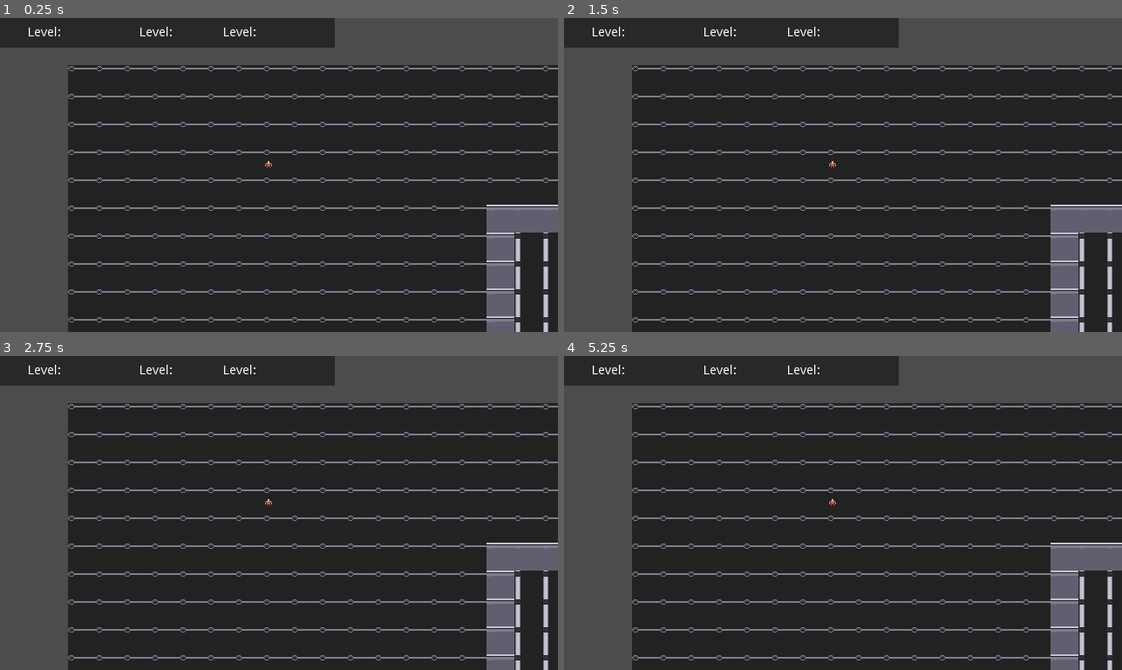
Above: before the commit, frames 1-4 (two rows, left to right).
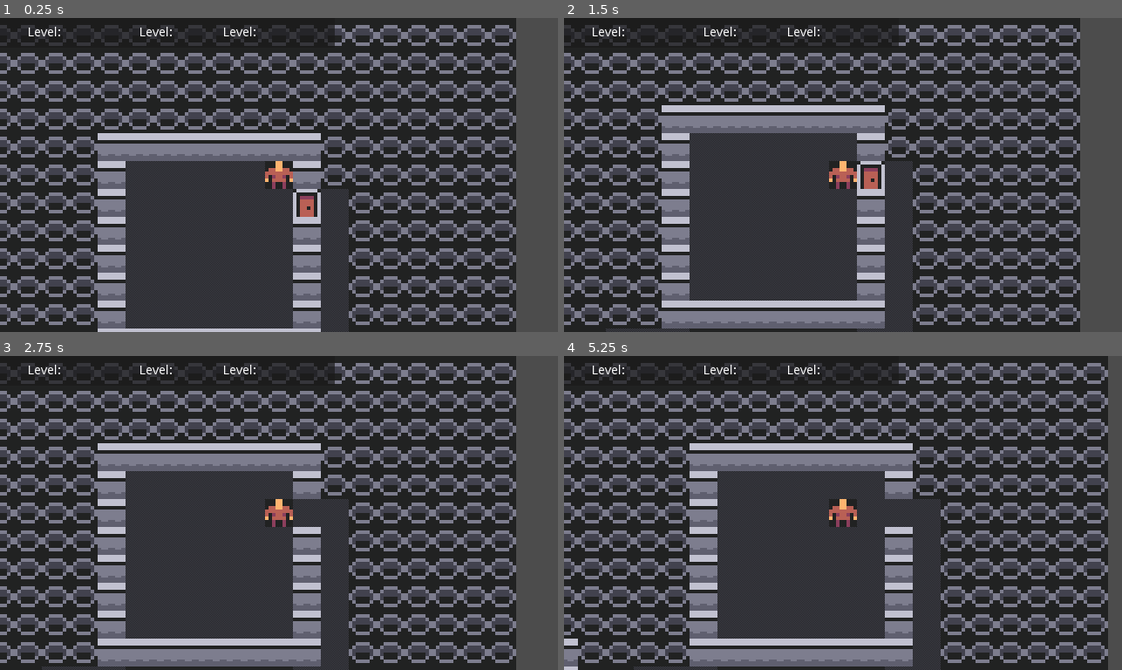
Above: after the commit, the same moments.

Repository: cjh-cloud/DungeonOfRecycling
Game: Godot game, scene res://Game.tscn
Same seed, same stepped clock (60 frames per second), same inputs: the game is played once before the commit and once after it.
Inputs:
- Up to frame 1 (0.25 s): no input
- Up to frame 2 (1.5 s): tap Enter at 0.5 s; hold Right (Right, bound only after the commit) 0.53-1.28 s; tap Space at 1.25 s; hold Down (Down, bound only after the commit) from 1.28 s (still down)
- Up to frame 3 (2.75 s): tap Enter at 2 s; release Down (Down, bound only after the commit) at 2.03 s; hold Right (Right, bound only after the commit) from 2.03 s (still down)
- Up to frame 4 (5.25 s): tap Space at 2.75, 4.25 s; release Right (Right, bound only after the commit) at 2.78 s; hold Up (Up, bound only after the commit) 2.78-3.53 s; tap Enter at 3.5 s; hold Left (Left, bound only after the commit) 3.53-5.03 s; hold Down (Down, bound only after the commit) from 5.03 s (still down)

The runs differ from the first frame. In frame 1, 58% of the frame differs, in the area x 0-100%, y 0-100%; in frame 2, 59%; in frame 3, 59%; in frame 4, 58%.

Commit message:
Fix door (missed a bit of code) Also increased sprites from 8 to 32

Diff:
--- a/Game.gd
+++ b/Game.gd
@@ -35,6 +35,39 @@
 	randomize()
 	build_level()
 
+# Handle key presses
+func _input(event):
+	if !event.is_pressed():
+		return
+
+	if event.is_action("Left"):
+		try_move(-1, 0)
+	elif event.is_action("Right"):
+		try_move(1, 0)
+	elif event.is_action("Up"):
+		try_move(0, -1)
+	elif event.is_action("Down"):
+		try_move(0, 1)
+
+func try_move(dx, dy):
+	var x = player_tile.x + dx
+	var y = player_tile.y + dy
+
+	# Assume tile is stone by default so we won't move outside map
+	var tile_type = Tile.Stone
+	if x >= 0 && x < level_size.x && y >= 0 && y < level_size.y:
+		tile_type = map[x][y]
+
+	match tile_type:
+		Tile.Floor:
+			player_tile = Vector2(x, y)
+
+		Tile.Door:
+			set_tile(x, y, Tile.Floor)
+
+	update_visuals()
+
+
 func build_level():
 	# Start with a blank map
 	rooms.clear()
@@ -58,6 +91,16 @@
 
 	connect_rooms()
 
+	# Place player
+	var start_room = rooms.front()
+	var player_x = start_room.position.x + 1 + randi() % int(start_room.size.x - 2)
+	var player_y = start_room.position.y + 1 + randi() % int(start_room.size.y - 2)
+	player_tile = Vector2(player_x, player_y)
+	update_visuals()
+
+func update_visuals():
+	player.position = player_tile * TILE_SIZE
+
 func connect_rooms():
 	# Build an AStar graph of the area where we can add corridors
 
@@ -74,7 +117,7 @@
 					stone_graph.connect_points(point_id, left_point)
 
 				# Connect to above if also stone
-				if y > 0 && map[x][y -1] == Tile.Stone:
+				if y > 0 && map[x][y - 1] == Tile.Stone:
 					var above_point = stone_graph.get_closest_point(Vector3(x, y - 1, 0))
 					stone_graph.connect_points(point_id, above_point)
 
@@ -119,6 +162,9 @@
 	var path = stone_graph.get_point_path(closest_start_point, closest_end_point)
 	assert(path) # Shouldn't fail, but if it does we want to know
 
+	set_tile(start_position.x, start_position.y, Tile.Door)
+	set_tile(end_position.x, end_position.y, Tile.Door)
+
 	for position in path:
 		set_tile(position.x, position.y, Tile.Floor)
 
@@ -185,7 +231,7 @@
 func add_room(free_regions):
 	var region = free_regions[randi() % free_regions.size()]
 
-	# How big to make the room
+	# How big to make the room - first go min, then add rand amount up till max size
 	var size_x = MIN_ROOM_DIMENSION
 	if region.size.x > MIN_ROOM_DIMENSION:
 		size_x += randi() % int(region.size.x - MIN_ROOM_DIMENSION)
--- a/Game.tscn
+++ b/Game.tscn
@@ -90,12 +90,12 @@
 format = 1
 tile_data = PoolIntArray( 655416, 1, 0 )
 
-[node name="player" type="Sprite" parent="."]
+[node name="Player" type="Sprite" parent="."]
 position = Vector2( 226, 110 )
 texture = ExtResource( 5 )
 centered = false
 
-[node name="Camera2D" type="Camera2D" parent="player"]
+[node name="Camera2D" type="Camera2D" parent="Player"]
 position = Vector2( 16, 16 )
 current = true
 drag_margin_left = 0.0
--- a/project.godot
+++ b/project.godot
@@ -25,6 +25,29 @@
 window/size/height=360
 window/stretch/mode="viewport"
 
+[input]
+
+Up={
+"deadzone": 0.5,
+"events": [ Object(InputEventKey,"resource_local_to_scene":false,"resource_name":"","device":0,"alt":false,"shift":false,"control":false,"meta":false,"command":false,"pressed":false,"scancode":16777232,"unicode":0,"echo":false,"script":null)
+ ]
+}
+Down={
+"deadzone": 0.5,
+"events": [ Object(InputEventKey,"resource_local_to_scene":false,"resource_name":"","device":0,"alt":false,"shift":false,"control":false,"meta":false,"command":false,"pressed":false,"scancode":16777234,"unicode":0,"echo":false,"script":null)
+ ]
+}
+Left={
+"deadzone": 0.5,
+"events": [ Object(InputEventKey,"resource_local_to_scene":false,"resource_name":"","device":0,"alt":false,"shift":false,"control":false,"meta":false,"command":false,"pressed":false,"scancode":16777231,"unicode":0,"echo":false,"script":null)
+ ]
+}
+Right={
+"deadzone": 0.5,
+"events": [ Object(InputEventKey,"resource_local_to_scene":false,"resource_name":"","device":0,"alt":false,"shift":false,"control":false,"meta":false,"command":false,"pressed":false,"scancode":16777233,"unicode":0,"echo":false,"script":null)
+ ]
+}
+
 [rendering]
 
 environment/default_environment="res://default_env.tres"
Binary file changed: art/door.png
Binary file changed: art/ground.png
Binary file changed: art/player.png
Binary file changed: art/stone.png
Binary file changed: art/wall.png
